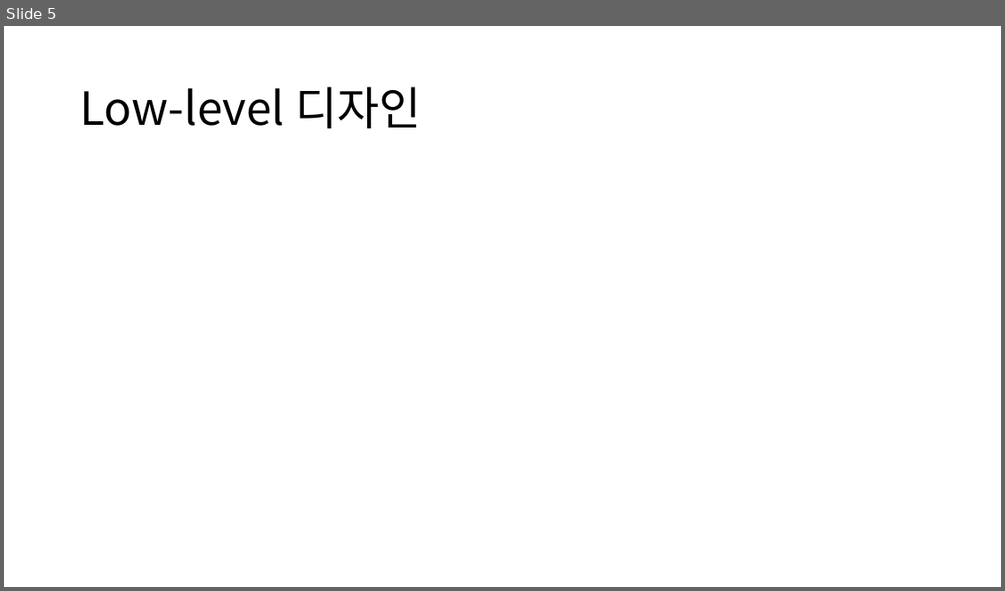
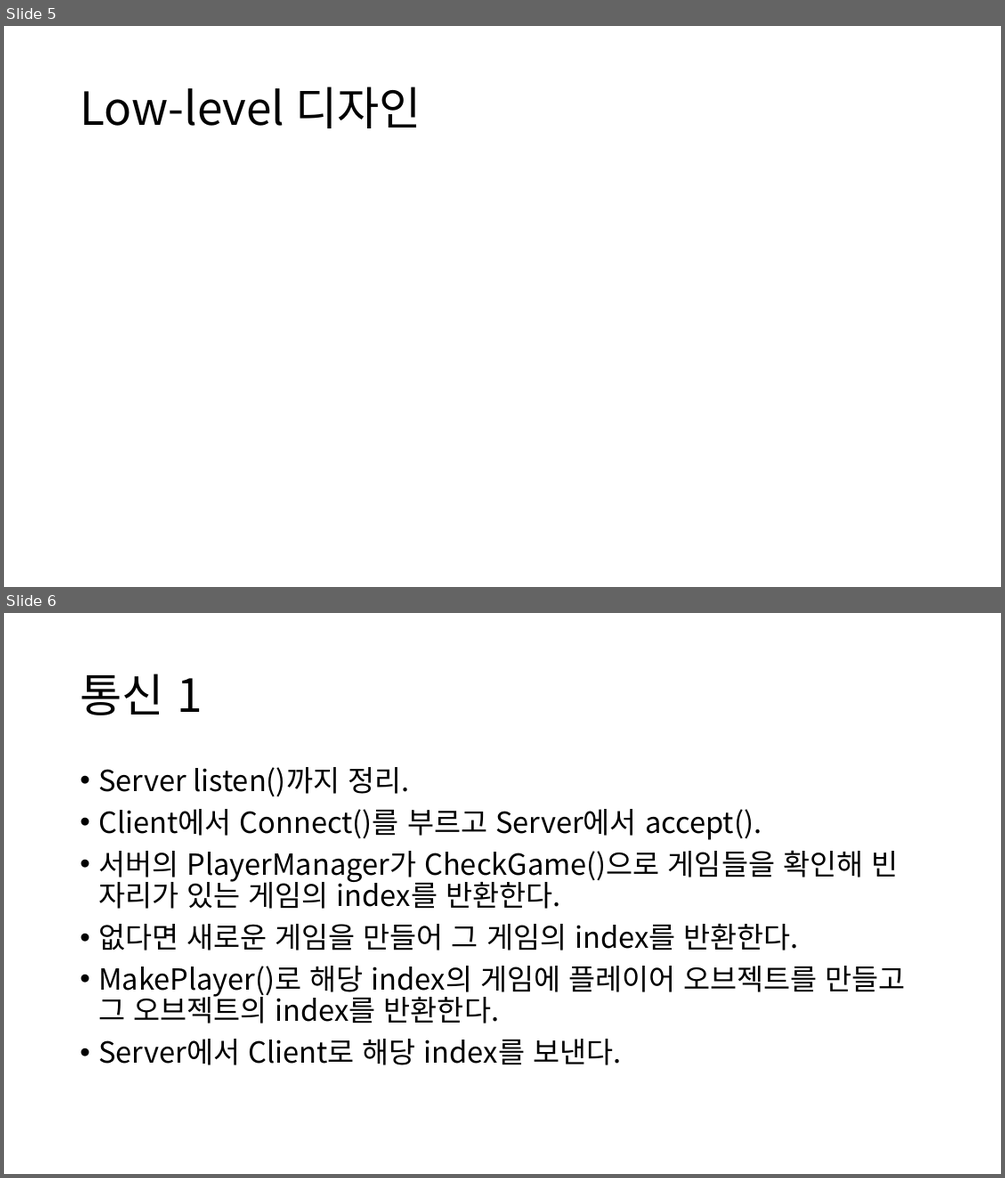
Before and after one commit to andy3790/NGP_Project, a slide deck: Doc/추진 계획서.pptx. Shown one above the other, each under a label of ours: slide 5 before the commit, slides 5 and 6 after it. The pictures are 1005x591 and 1005x1178 pixels, drawn with LibreOffice and Linux fonts; fonts in the diff are those of the drawing. Boxes give left, top, right and bottom in pixels: in the first picture for what was removed or moved away, otherwise in the second. Text is boxed around its words. In the diff, an @@ line names an element or a change of style, - is before the commit and + after.

Commit message:
Update 추진 계획서.pptx
?

```diff
--- a/Doc/추진 계획서.pptx
+++ b/Doc/추진 계획서.pptx
@@ slide 6 added at (4,613,1001,1174), background #FFFFFF @@
@@ title added at (80,674,202,715), 44 pt, text #000000 @@
+통신 1
@@ text added at (98,767,906,1065), 28 pt, text #000000 @@
+• Server listen()까지 정리.
+• Client에서 Connect()를 부르고 Server에서 accept().
+• 서버의 PlayerManager가 CheckGame()으로 게임들을 확인해 빈 자리가 있는 게임의 index를 반환한다.
+• 없다면 새로운 게임을 만들어 그 게임의 index를 반환한다.
+• MakePlayer()로 해당 index의 게임에 플레이어 오브젝트를 만들고 그 오브젝트의 index를 반환한다.
+• Server에서 Client로 해당 index를 보낸다.
```
